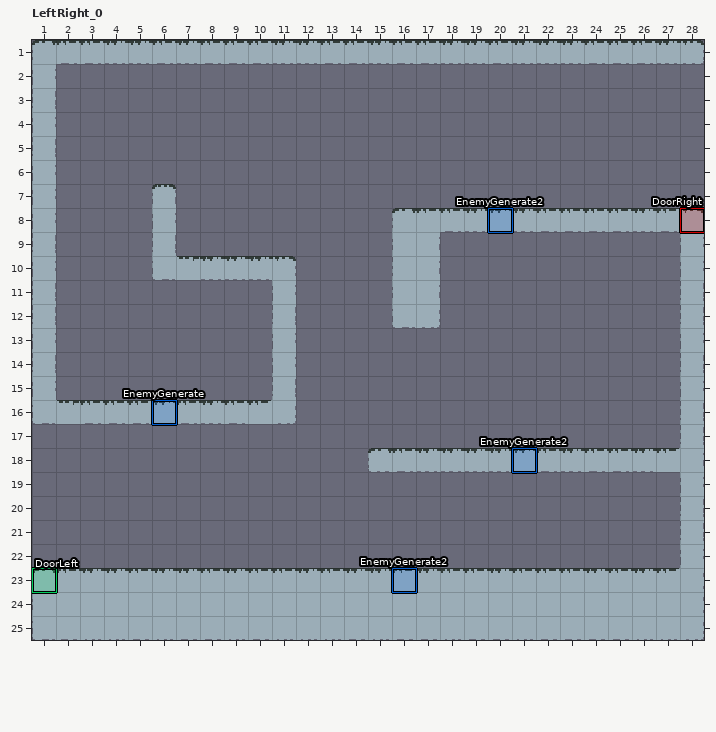
LDtk project, stored at Assets/LDtk Tile/Resources/LeftRight.ldtk. The first picture shows the starting point.
Cells are 16x16 px. Shown: LeftRight_0 x 1..28, y 1..25. The commit also changed other parts of the map, which this record leaves out.
After the commit:
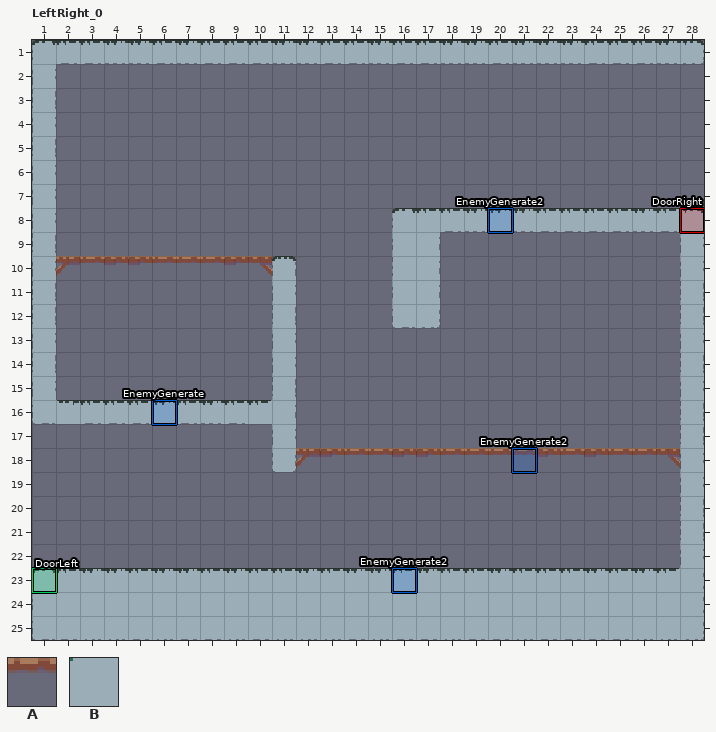
Key: from "GroundAndOneWay": A 2 "OneWay"; from "IntGrid": B 1 "Ground".
_ is an empty cell.
Changes in this commit:
Layer "GroundAndOneWay":
Tile B gives way to tile A in row 10 at x 6 to 10; in row 18 at x 15 to 27.
The edit adds tile A in row 10 at x 2 to 5; in row 18 at x 12 to 14.
The edit adds tile B in rows 17 to 18 at x 11.
Tile B is removed in rows 7 to 9 at x 6.
